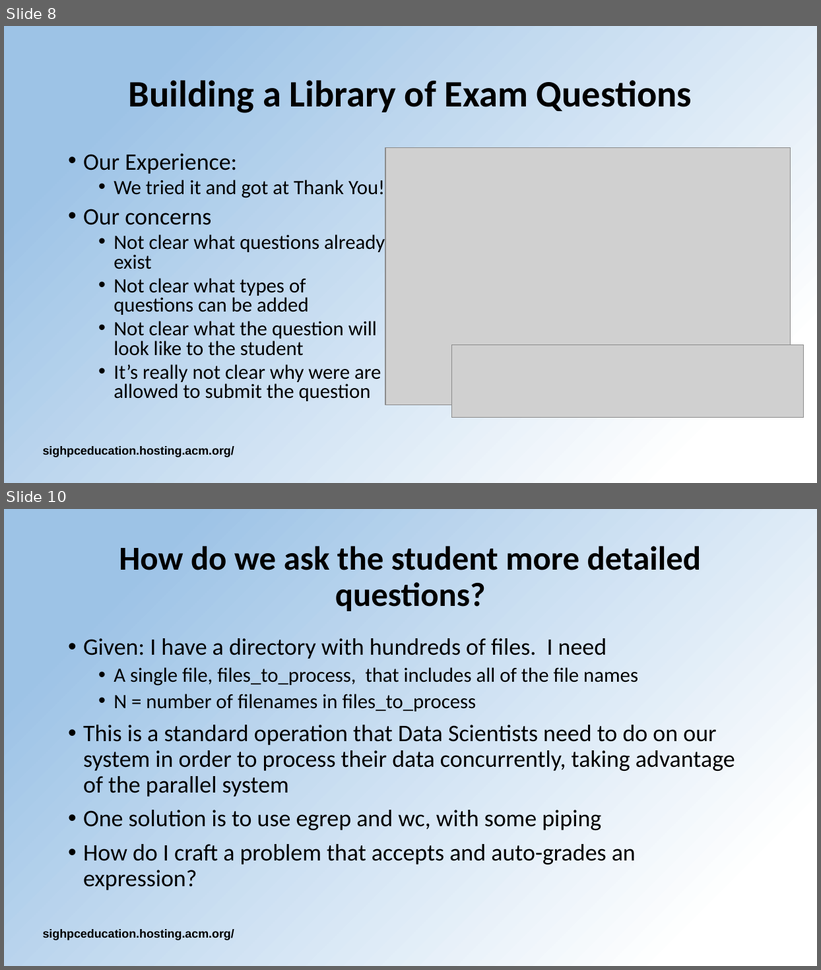
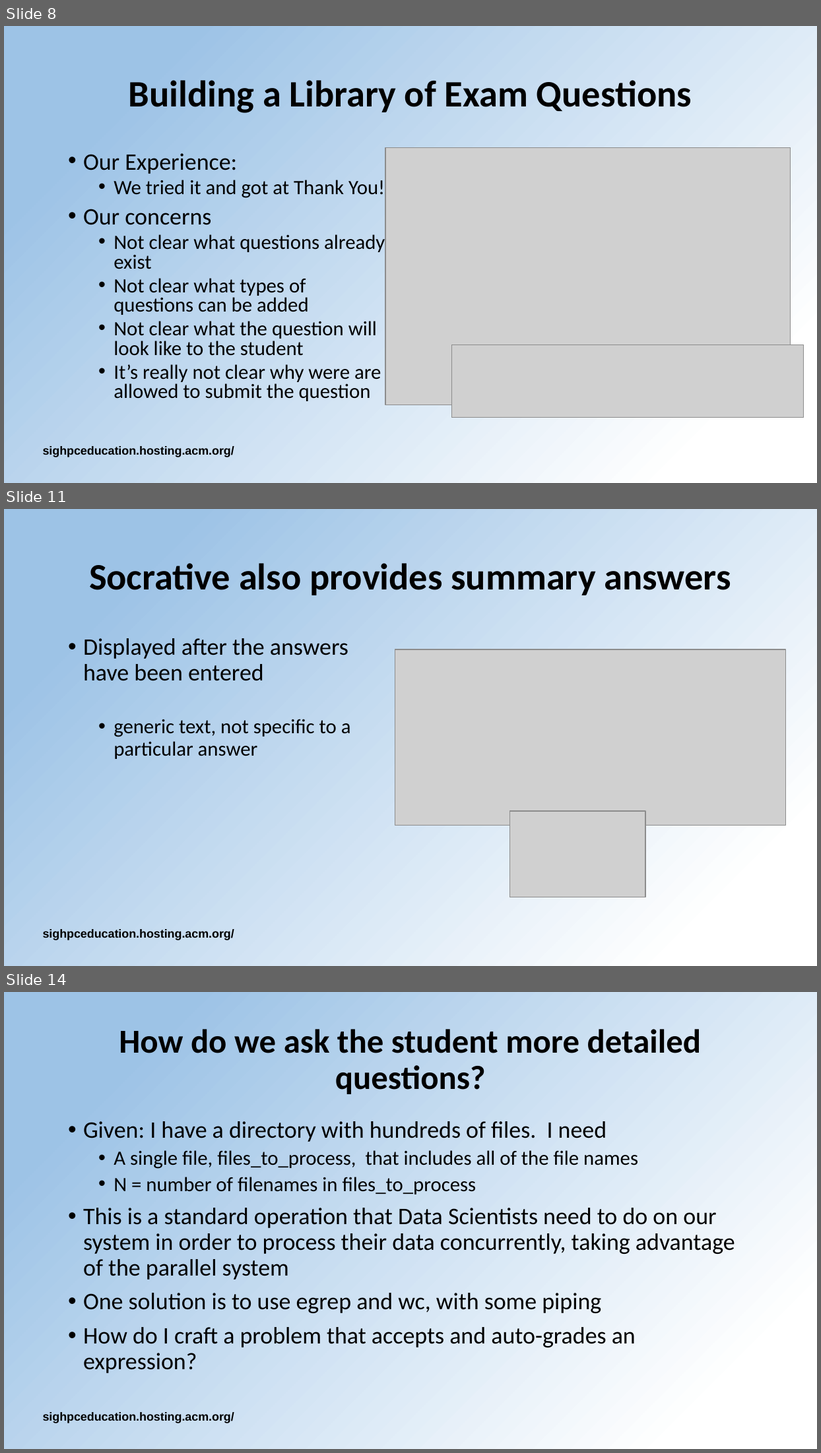
Before and after one commit to HPC-certification-forum/www, a slide deck: data/assets/talks/2020-05/SIGHPC-EduChpt-slides-CertForumWkshp2020.pptx. Shown one above the other, each under a label of ours: slides 8 and 10 before the commit, slides 8, 11 and 14 after it; the slides between them are not shown. The pictures are 821x970 and 821x1453 pixels, drawn with LibreOffice and Linux fonts; fonts in the diff are those of the drawing; grey boxes stand for pictures; background and template pictures are left out. Boxes give left, top, right and bottom in pixels: in the first picture for what was removed or moved away, otherwise in the second. Text is boxed around its words. In the diff, an @@ line names an element or a change of style, - is before the commit and + after.

```diff
--- a/data/assets/talks/2020-05/SIGHPC-EduChpt-slides-CertForumWkshp2020.pptx
+++ b/data/assets/talks/2020-05/SIGHPC-EduChpt-slides-CertForumWkshp2020.pptx
@@ slide 11 added at (x1=4, y1=509, x2=817, y2=966), background gradient #9DC3E6 to #FFFFFF; not listed: 1 template element that a slide beside it also shows @@
@@ title added at (x1=89, y1=563, x2=731, y2=595), 33 pt, text #000000, bold @@
+Socrative also provides summary answers
@@ text added at (x1=83, y1=638, x2=351, y2=759), 18 pt, text #000000 @@
+• Displayed after the answers have been entered
+  • generic text, not specific to a particular answer
@@ picture added at (x1=395, y1=650, x2=785, y2=826) @@
@@ picture added at (x1=510, y1=811, x2=646, y2=898) @@
@@ what was slide 10 is now slide 14 @@
```
Also in this commit, not shown: 5 slides changed, 4 other slides added, 2 other files.
